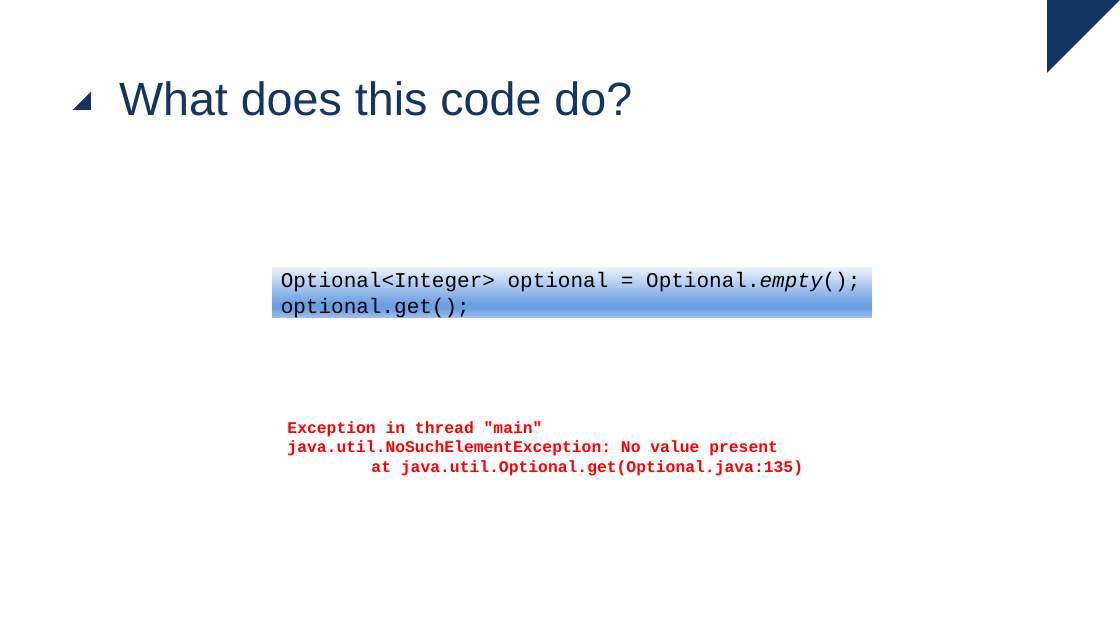
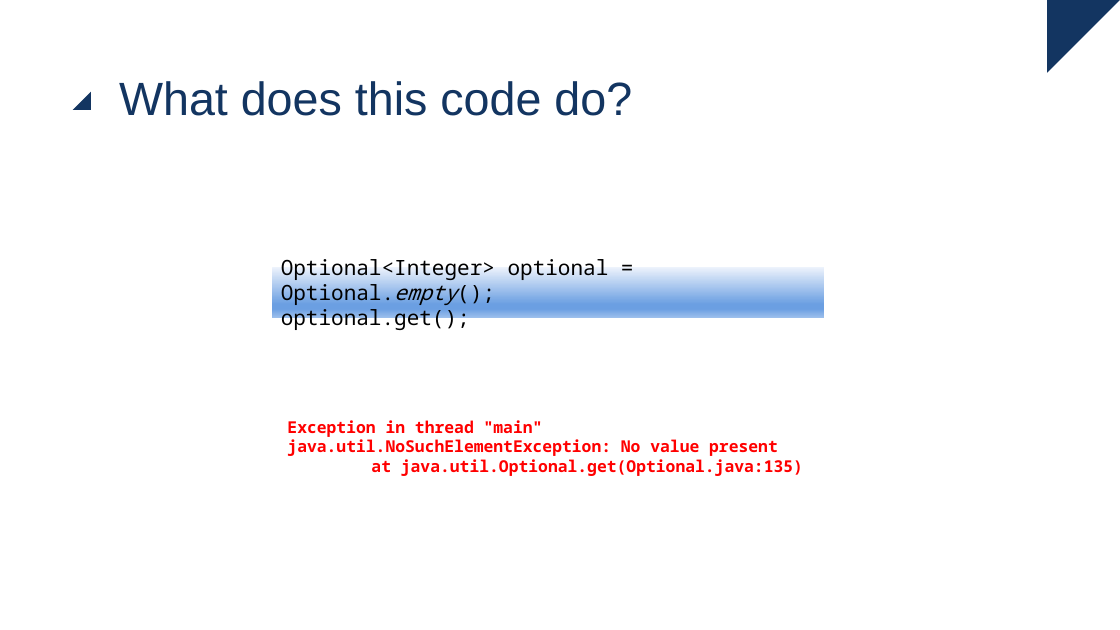
Before and after one commit to ingmars1709/checker, a slide deck: slide 3 of Checker Framework.pptx. Drawn at 1120x630 pixels with LibreOffice and Linux fonts; fonts in the diff are those of the drawing. Boxes give left, top, right and bottom in pixels: in the first picture for what was removed or moved away, otherwise in the second. Text is boxed around its words. In the diff, an @@ line names an element or a change of style, - is before the commit and + after.

```diff
--- a/Checker Framework.pptx
+++ b/Checker Framework.pptx
@@ text "Optional<Integer> optional = Optional.empty(); optional.get( ..." at [281, 259, 609, 332]: font Courier New to Noto Sans Mono @@
@@ text "Exception in thread "main" java.util.NoSuchElementException: ..." at [287, 420, 803, 476]: font Courier New to Noto Sans Mono @@
```
Also in this commit, not shown: 14 other slides changed, 1 slide removed.
